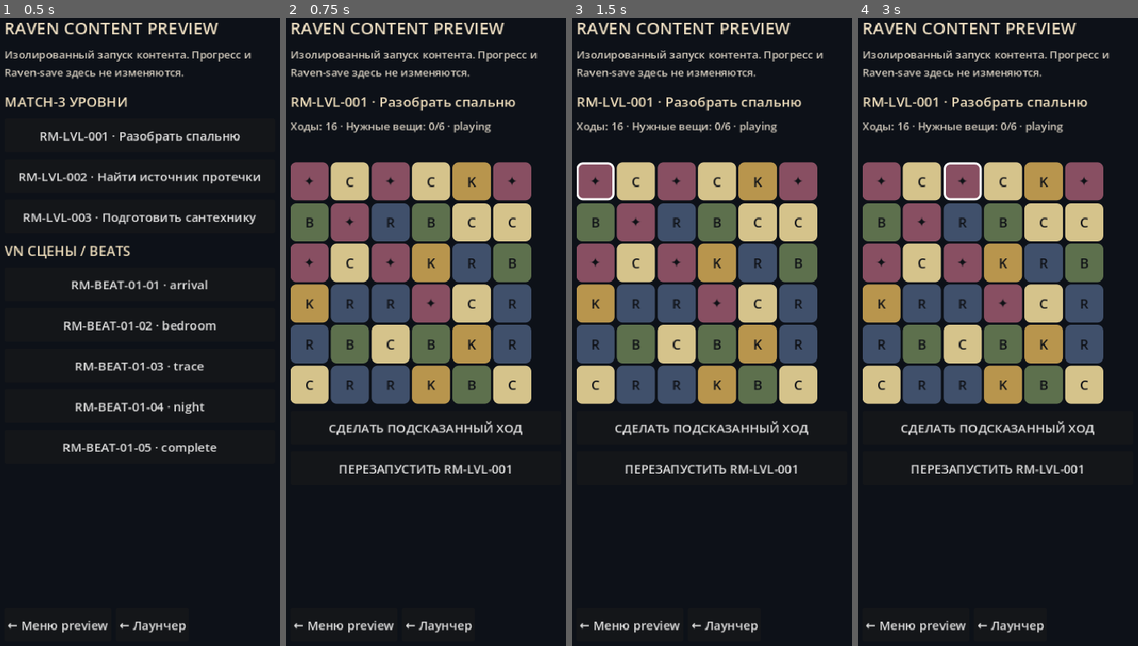
Above: before the commit, frames 1-4 (left to right).
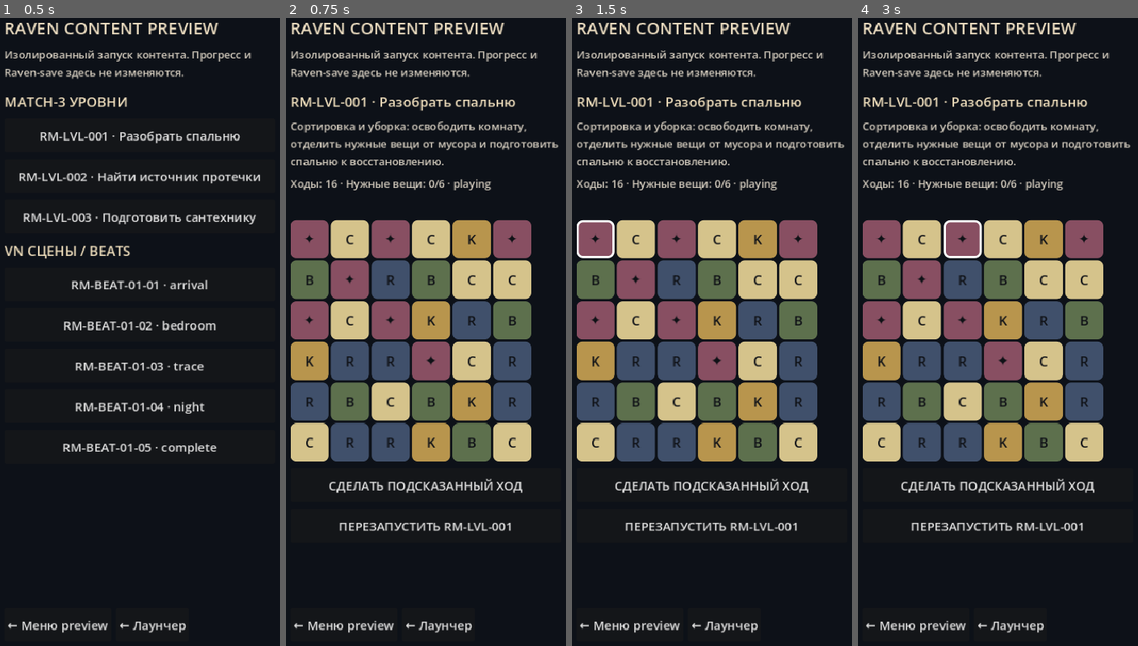
Above: after the commit, the same moments.

Repository: bezdredoff/RavenManor-Godot
Game: Godot game, scene res://scenes/raven/content_preview.tscn
Same seed, same stepped clock (60 frames per second), same inputs: the game is played once before the commit and once after it. This scene is started directly instead of the project's main scene.
Inputs:
- Up to frame 1 (0.5 s): no input
- Up to frame 2 (0.75 s): click "RM-LVL-001 · Разобрать спальню" at 0.5 s
- Up to frame 3 (1.5 s): click "✦" at 1.25 s
- Up to frame 4 (3 s): click "C" at 2 s; click "✦" at 2.75 s

Frame 1 is identical in both runs. In frame 2, 39% of the frame differs, in the area x 1-98%, y 16-82%; in frame 3, 39%; in frame 4, 39%.

Commit message:
feat(preview): show narrative work context and speakers

Diff:
--- a/scripts/raven/content_preview.gd
+++ b/scripts/raven/content_preview.gd
@@ -69,6 +69,7 @@
 	_clear()
 	var level: Dictionary = match_game.level_data
 	body.add_child(_label("%s · %s" % [level.id, level.title], 18, Color("f0dfbd")))
+	body.add_child(_paragraph(str(level.get("fiction", "Подготовить работу в комнате."))))
 	body.add_child(_paragraph("Ходы: %d · %s: %d/%d · %s" % [match_game.moves_left, level.objective.label, match_game.collected, level.objective.target, match_game.state]))
 	var grid := GridContainer.new(); grid.columns = int(level.columns); grid.add_theme_constant_override("h_separation", 3); grid.add_theme_constant_override("v_separation", 3); body.add_child(grid)
 	for index in match_game.tiles.size():
@@ -102,7 +103,7 @@
 	_clear()
 	var scene: Dictionary = vn_player.scene
 	body.add_child(_label("%s · %s" % [scene.beatId, current_id], 18, Color("f0dfbd")))
-	body.add_child(_paragraph("Говорит: " + str(scene.speaker)))
+	body.add_child(_paragraph("Говорит: " + vn_player.current_speaker()))
 	var dialogue := _paragraph(vn_player.current_line()); dialogue.custom_minimum_size.y = 170; dialogue.add_theme_color_override("font_color", Color("eee4d2")); body.add_child(dialogue)
 	body.add_child(_paragraph("Реплика " + vn_player.progress_text()))
 	_add_button(body, "ДАЛЕЕ", _advance_vn)
